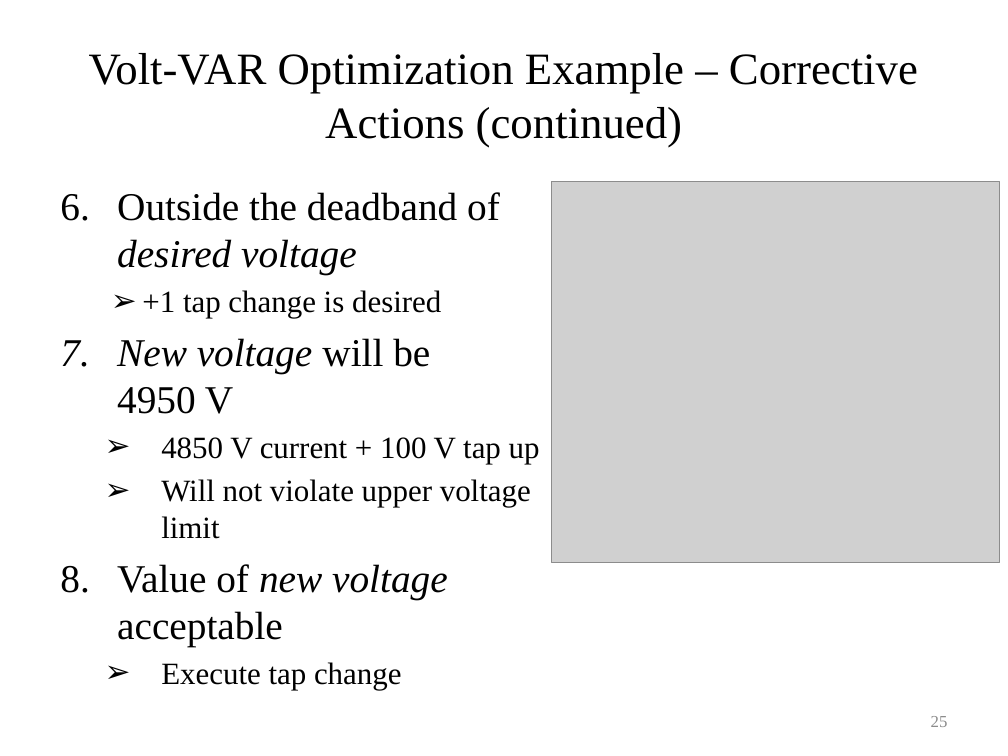
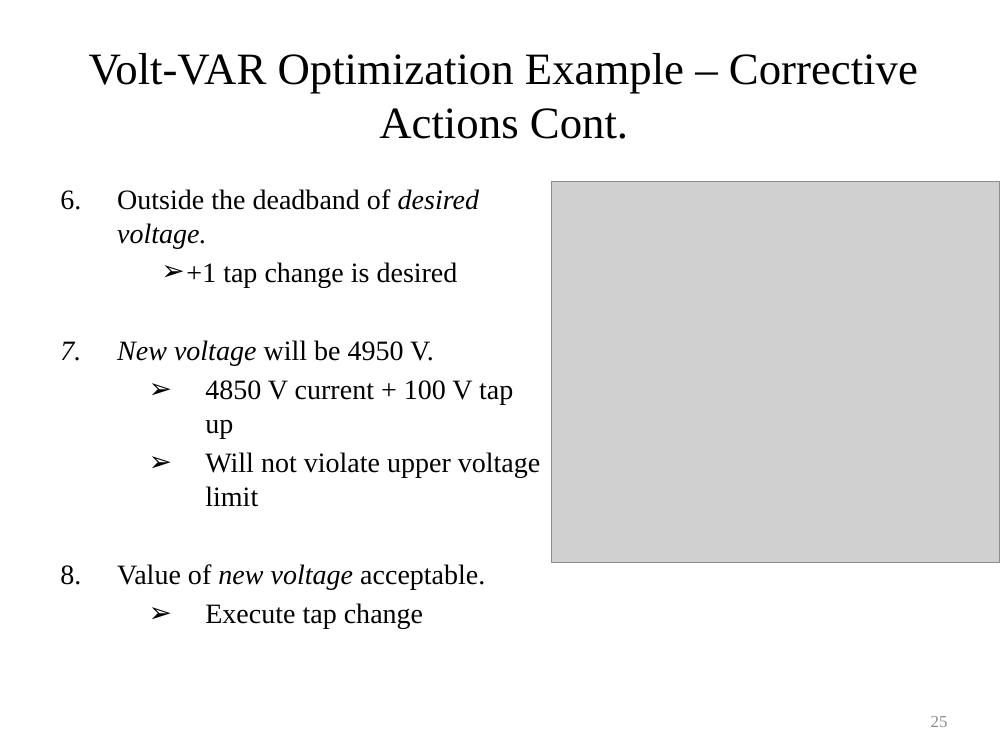
Before and after one commit to gridlab-d/course, a slide deck: slide 25 of University of Washington Class/Module 6 - Volt-VAR optimization.pptx. Drawn at 1008x756 pixels with LibreOffice and Linux fonts; fonts in the diff are those of the drawing; grey boxes stand for pictures. Boxes give left, top, right and bottom in pixels: in the first picture for what was removed or moved away, otherwise in the second. Text is boxed around its words. In the diff, an @@ line names an element or a change of style, - is before the commit and + after.

```diff
--- a/University of Washington Class/Module 6 - Volt-VAR optimization.pptx
+++ b/University of Washington Class/Module 6 - Volt-VAR optimization.pptx
@@ title at <box>89,53,918,139</box>: text changed @@
-Volt-VAR Optimization Example – Corrective Actions (continued)
+Volt-VAR Optimization Example – Corrective Actions Cont.
@@ text at <box>117,189,479,248</box>: text changed; size 28.1 to 20 pt @@
-6. Outside the deadband of desired voltage
+6. Outside the deadband of desired voltage.
@@ text at <box>186,262,540,629</box>: size 22.1 to 20 pt in "+1 tap change is desired", "4850 V current + 100 V tap ...", "Will not violate upper voltage limit", "Execute tap change"; list level 2 to 3 in "+1 tap change is desired"; list level 2 to 3 in "4850 V current + 100 ..."; list level 2 to 3 in "Will not violate upper voltage ..."; list level 2 to 3 in "Execute tap change" @@
@@ text at <box>117,340,434,366</box>: text changed; size 28.1 to 20 pt @@
-7. New voltage will be
-   4950 V
+7. New voltage will be 4950 V.
@@ text at <box>117,564,485,590</box>: text changed; size 28.1 to 20 pt @@
-8. Value of new voltage acceptable
+8. Value of new voltage acceptable.
```
Also in this commit, not shown: 20 other slides changed, 7 slides added, 9 slides removed.
